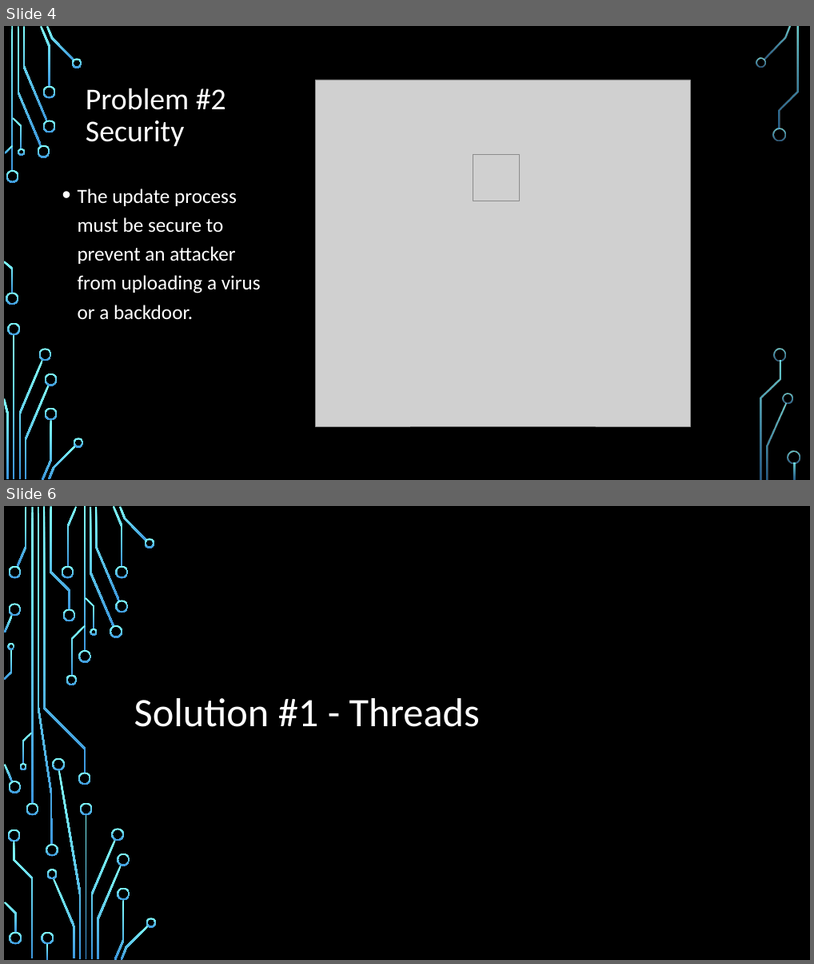
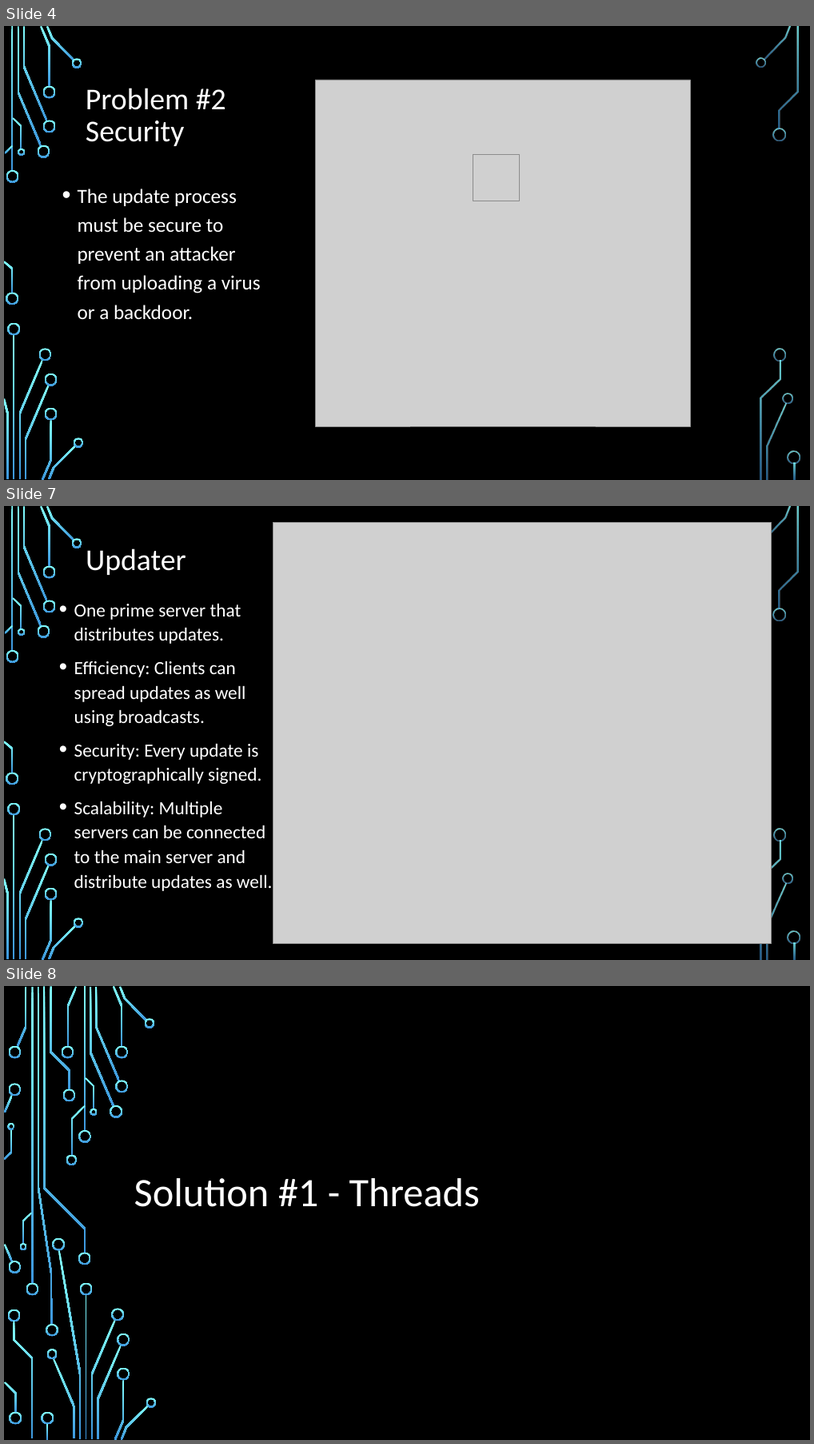
Before and after one commit to amit-sides/Updater, a slide deck: Presentation/Updater.pptx. Shown one above the other, each under a label of ours: slides 4 and 6 before the commit, slides 4, 7 and 8 after it; the slides between them are not shown. The pictures are 814x964 and 814x1444 pixels, drawn with LibreOffice and Linux fonts; fonts in the diff are those of the drawing; grey boxes stand for pictures; background and template pictures are left out. Boxes give left, top, right and bottom in pixels: in the first picture for what was removed or moved away, otherwise in the second. Text is boxed around its words. In the diff, an @@ line names an element or a change of style, - is before the commit and + after.

Commit message:
working on presentation 2

```diff
--- a/Presentation/Updater.pptx
+++ b/Presentation/Updater.pptx
@@ slide 7 added at box(4, 506, 810, 960), background picture (left out); not listed: 35 template elements that a slide beside it also shows @@
@@ picture added at box(274, 522, 772, 944) @@
@@ title added at box(86, 548, 186, 575), 36 pt, text #FFFFFF @@
+Updater
@@ text added at box(74, 603, 273, 891), 22.2 pt, text #FFFFFF @@
+• One prime server that distributes updates.
+• Efficiency: Clients can spread updates as well using broadcasts.
+• Security: Every update is cryptographically signed.
+• Scalability: Multiple servers can be connected to the main server and distribute updates as well.
@@ what was slide 6 is now slide 8 @@
```
Also in this commit, not shown: 2 other slides added, 1 slide removed, 2 other files.
